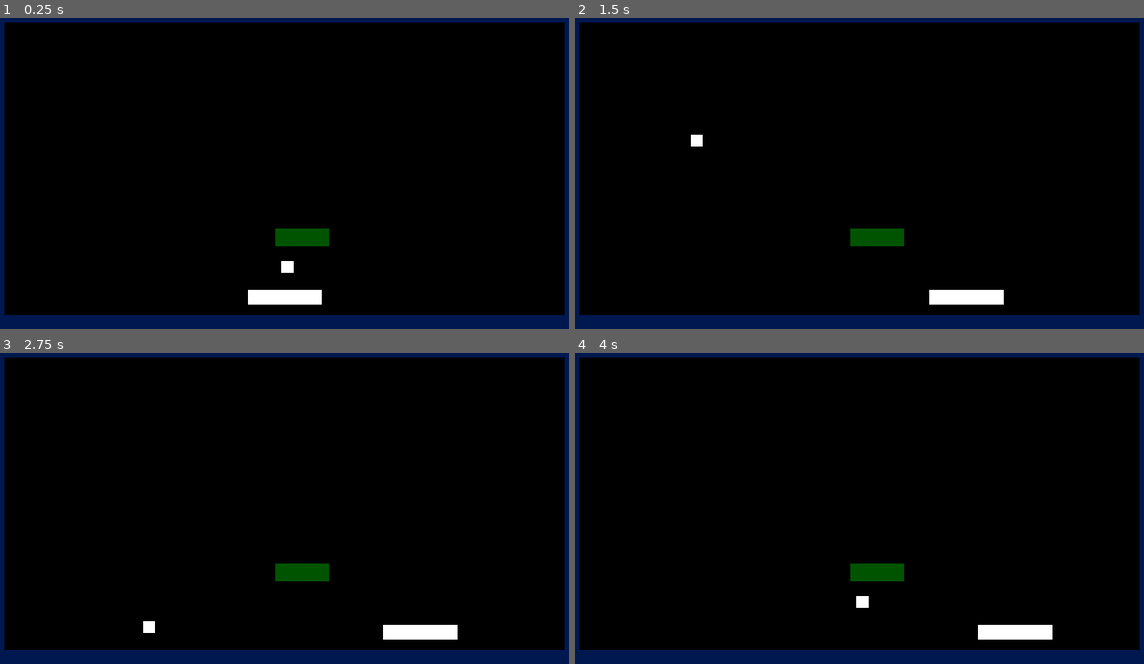
Above: before the commit, frames 1-4 (two rows, left to right).
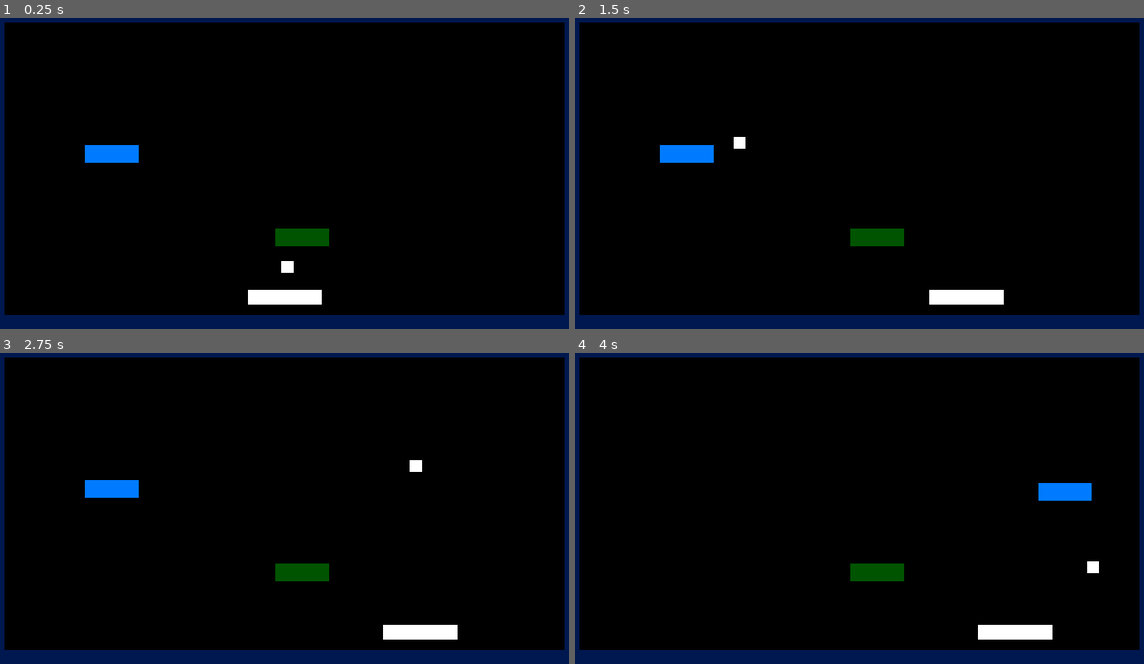
Above: after the commit, the same moments.

Repository: AlixBarreaux/simple-breakout
Game: Godot game, scene res://Scenes/Levels/LevelTest.tscn
Same seed, same stepped clock (60 frames per second), same inputs: the game is played once before the commit and once after it. This scene is started directly instead of the project's main scene. The engine's default icon, where the game draws it, is replaced by a stand-in: a white triangle on a blue panel in a dark square.
Inputs:
- Up to frame 1 (0.25 s): no input
- Up to frame 2 (1.5 s): tap Enter at 0.5 s; hold D (move_right) 0.53-1.28 s; tap Space (launch_ball) at 0.6, 1.35 s; hold Q (move_left) from 1.28 s (still down)
- Up to frame 3 (2.75 s): release Q (move_left) at 2.03 s; hold D (move_right) from 2.03 s (still down); tap Space (launch_ball) at 2.1 s
- Up to frame 4 (4 s): tap Space (launch_ball) at 2.85, 3.6 s; release D (move_right) at 3.53 s; hold Q (move_left) from 3.53 s (still down)

The runs differ from the first frame. In frame 1, 0.5% of the frame differs, in the area x 14-25%, y 40-47%; in frame 2, 0.7%; in frame 3, 0.7%, in the area x 14-75%, y 34-91%; in frame 4, 0.7%.

Commit message:
add the BrickTeleporting changing its position to fixed positions either randomly or in the same order

Diff:
--- /dev/null
+++ b/Scenes/Bricks/BrickTeleporting.tscn
@@ -0,0 +1,18 @@
+[gd_scene load_steps=3 format=2]
+
+[ext_resource path="res://Scenes/Bricks/BrickHealth.tscn" type="PackedScene" id=1]
+[ext_resource path="res://TeleportingManager.tscn" type="PackedScene" id=2]
+
+[node name="BrickTeleporting" instance=ExtResource( 1 )]
+score_value = 50
+
+[node name="Polygon2D" parent="." index="1"]
+color = Color( 0, 0.482353, 1, 1 )
+
+[node name="TeleportingManager" parent="." index="3" instance=ExtResource( 2 )]
+teleport_randomly = true
+
+[node name="Position2D2" parent="TeleportingManager/TeleportLocations" index="1"]
+position = Vector2( 303.482, 0 )
+
+[editable path="TeleportingManager"]
--- a/Scenes/Levels/LevelTest.tscn
+++ b/Scenes/Levels/LevelTest.tscn
@@ -1,7 +1,8 @@
-[gd_scene load_steps=5 format=2]
+[gd_scene load_steps=6 format=2]
 
 [ext_resource path="res://Scenes/Levels/Level.tscn" type="PackedScene" id=1]
 [ext_resource path="res://Scenes/Bricks/Brick.tscn" type="PackedScene" id=2]
+[ext_resource path="res://Scenes/Bricks/BrickTeleporting.tscn" type="PackedScene" id=3]
 
 [sub_resource type="RectangleShape2D" id=1]
 extents = Vector2( 928.202, 78.0024 )
@@ -13,7 +14,7 @@
 next_level_to_load_path = "res://Scenes/Levels/Level1.tscn"
 
 [node name="StaticBody2D" type="StaticBody2D" parent="." index="0"]
-position = Vector2( 1010.26, 240.496 )
+position = Vector2( 1020, -140 )
 
 [node name="CollisionShape2D" type="CollisionShape2D" parent="StaticBody2D" index="0"]
 position = Vector2( -22.2236, 0 )
@@ -21,6 +22,15 @@
 
 [node name="Brick2" parent="Bricks" index="0" instance=ExtResource( 2 )]
 position = Vector2( 960, 740 )
+
+[node name="BrickTeleporting" parent="Bricks" index="1" instance=ExtResource( 3 )]
+position = Vector2( 570, 470 )
+
+[node name="Position2D" parent="Bricks/BrickTeleporting/TeleportingManager/TeleportLocations" index="0"]
+position = Vector2( 320, 460 )
+
+[node name="Position2D2" parent="Bricks/BrickTeleporting/TeleportingManager/TeleportLocations" index="1"]
+position = Vector2( 1590, 470 )
 
 [node name="Floor" type="StaticBody2D" parent="Terrain" index="1"]
 position = Vector2( 2070, 1030 )
@@ -41,4 +51,6 @@
 [node name="Ball" parent="Balls" index="0"]
 position = Vector2( 1000, 870 )
 
+[editable path="Bricks/BrickTeleporting"]
+[editable path="Bricks/BrickTeleporting/TeleportingManager"]
 [editable path="Balls"]
--- /dev/null
+++ b/TeleportingManager.tscn
@@ -0,0 +1,24 @@
+[gd_scene load_steps=2 format=2]
+
+[ext_resource path="res://teleporting_manager.gd" type="Script" id=1]
+
+[node name="TeleportingManager" type="Node"]
+script = ExtResource( 1 )
+
+[node name="TeleportLocations" type="Node2D" parent="."]
+
+[node name="Position2D" type="Position2D" parent="TeleportLocations"]
+__meta__ = {
+"_gizmo_extents_": 50.0
+}
+
+[node name="Position2D2" type="Position2D" parent="TeleportLocations"]
+position = Vector2( 20, 0 )
+__meta__ = {
+"_gizmo_extents_": 50.0
+}
+
+[node name="NextTeleportationTimer" type="Timer" parent="."]
+autostart = true
+
+[connection signal="timeout" from="NextTeleportationTimer" to="." method="_on_NextTeleportationTimer_timeout"]
--- a/project.godot
+++ b/project.godot
@@ -148,6 +148,11 @@
 "class": "SoundControlMenu",
 "language": "GDScript",
 "path": "res://Scripts/GUI/sound_control_menu.gd"
+}, {
+"base": "Node",
+"class": "TeleportingManager",
+"language": "GDScript",
+"path": "res://teleporting_manager.gd"
 }, {
 "base": "Label",
 "class": "VersionLabel",
@@ -188,6 +193,7 @@
 "ScoreGUI": "",
 "ScoreManager": "",
 "SoundControlMenu": "",
+"TeleportingManager": "",
 "VersionLabel": "",
 "VolumeController": ""
 }
--- /dev/null
+++ b/teleporting_manager.gd
@@ -0,0 +1,78 @@
+class_name TeleportingManager
+extends Node
+
+
+# ----------------------------- DECLARE VARIABLES ------------------------------
+
+export var teleport_randomly: bool = false
+
+#onready var starting_position: Vector2 = self.get_parent().get_global_position()
+#onready var parent_starting_position: Vector2 = Vector2(0.0, 0.0)
+
+onready var teleport_locations: Node2D = $TeleportLocations
+
+var current_parent_global_position: Vector2 = Vector2(0.0, 0.0)
+var current_teleport_point_index: int = -1
+var teleport_locations_list: Array = []
+
+# Random numbers
+var rng = RandomNumberGenerator.new()
+var random_current_teleport_point_index: int = 0
+
+# ---------------------------------- RUN CODE ----------------------------------
+
+
+
+func _ready() -> void:
+	self._initialize_asserts()
+	self._initialize()
+
+
+# ------------------------------ DECLARE FUNCTIONS -----------------------------
+
+
+func _initialize_asserts() -> void:
+	# This scene must be attached to another node
+	assert(self.get_parent() != null)
+	# This scene's parent must be a Brick
+	assert(self.get_parent() is StaticBody2D)
+	# TeleportLocations must have at least 2 children (see also the next assert)
+	assert(self.teleport_locations.get_child_count() > 1)
+	# TeleportLocations children must all be a node of type Position2D
+	for child in self.teleport_locations.get_children():
+		assert(child is Position2D)
+
+	# At least one Position2D must have a different location from the others!
+	# v
+	# TO FINISH IF NEEDED!
+#	var _has_one_child_different_location: bool = false
+#	var _teleport_location_comparison: Vector2 = Vector2(0.0, 0.0)
+#
+#	for child in self.teleport_locations.get_children():
+#		if child.get_global_position() != _teleport_location_comparison:
+#			_has_one_child_different_location = true
+#			break
+#		_teleport_location_comparison = child.get_global_position()
+#	print(_has_one_child_different_location)
+
+
+func _initialize() -> void:
+	for position_2d in teleport_locations.get_children():
+		teleport_locations_list.append(position_2d)
+
+	self.get_parent().set_global_position(teleport_locations_list[0].get_global_position())
+
+
+func _on_NextTeleportationTimer_timeout() -> void:
+	if not self.teleport_randomly:
+		current_teleport_point_index += 1
+		if current_teleport_point_index > teleport_locations_list.size() - 1:
+			current_teleport_point_index = 0
+
+		current_parent_global_position = self.teleport_locations_list[current_teleport_point_index].get_global_position()
+	else:
+		rng.randomize()
+		random_current_teleport_point_index = rng.randi_range(0, teleport_locations_list.size() - 1)
+		current_parent_global_position = self.teleport_locations_list[random_current_teleport_point_index].get_global_position()
+
+	self.get_parent().set_global_position(current_parent_global_position)
